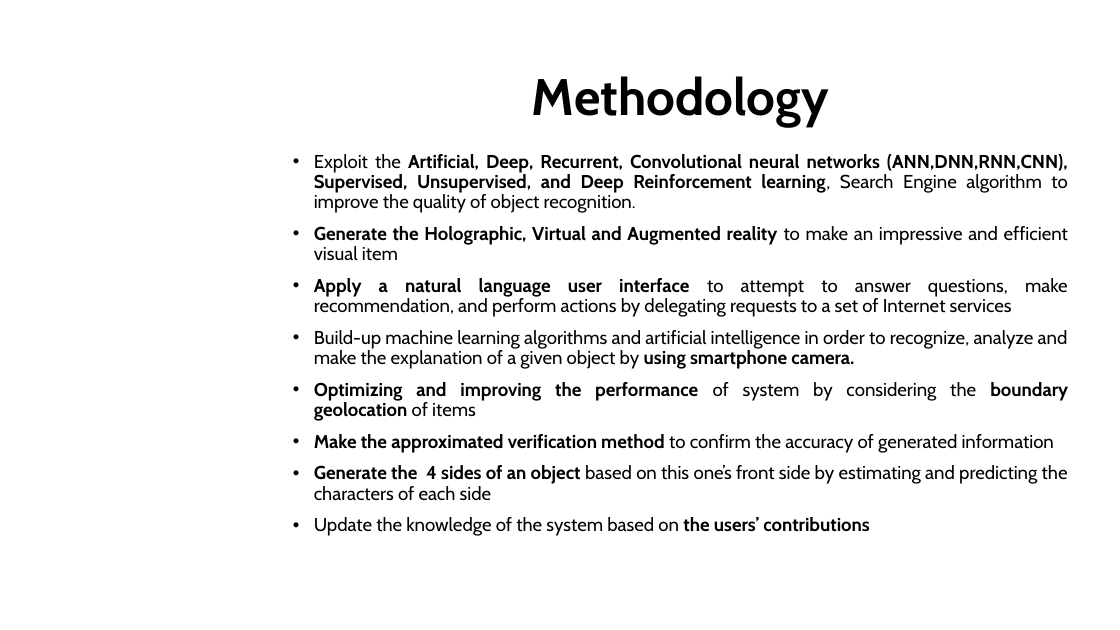
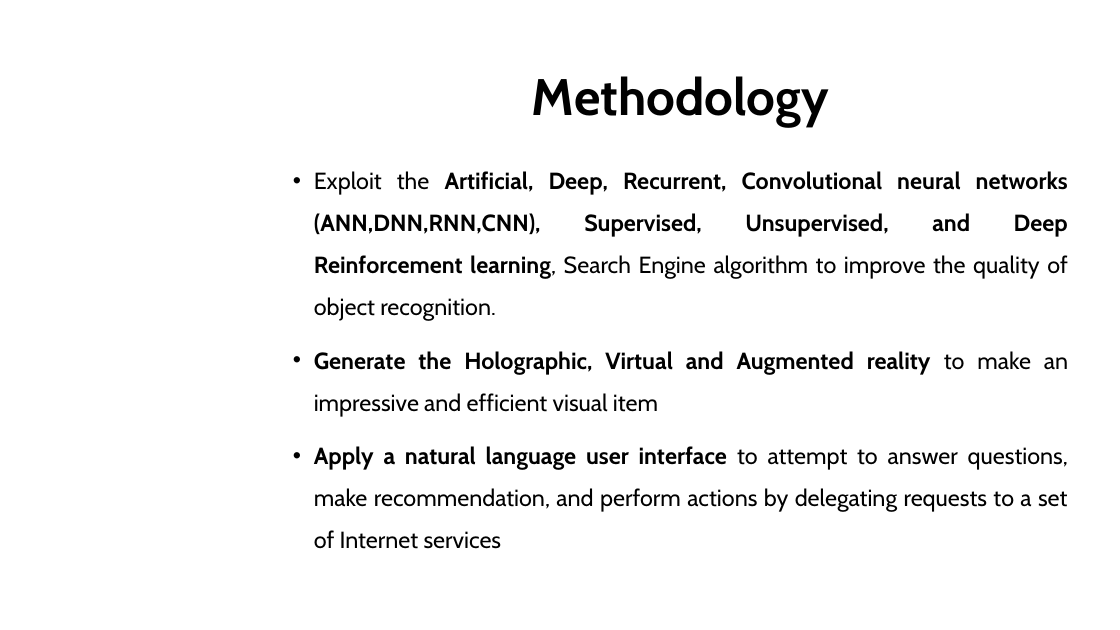
Before and after one commit to dungdovu/DGA1031, a slide deck: slide 27 of DGA1031/What is it.pptx. Drawn at 1120x630 pixels with LibreOffice and Linux fonts; fonts in the diff are those of the drawing; background and template pictures are left out. Boxes give left, top, right and bottom in pixels: in the first picture for what was removed or moved away, otherwise in the second. Text is boxed around its words. In the diff, an @@ line names an element or a change of style, - is before the commit and + after.

```diff
--- a/DGA1031/What is it.pptx
+++ b/DGA1031/What is it.pptx
@@ text "Exploit the Artificial, Deep, Recurrent, ..." at (314, 171, 1068, 549): size 16 to 20 pt; line spacing 0.9 to 1.5 @@
@@ text at (314, 330, 1068, 536): paragraphs removed @@
-• Build-up machine learning algorithms and artificial intelligence in order to recognize, analyze and make the explanation of a given object by using smartphone camera.
-• Optimizing and improving the performance of system by considering the boundary geolocation of items
-• Make the approximated verification method to confirm the accuracy of generated information
-• Generate the 4 sides of an object based on this one’s front side by estimating and predicting the characters of each side
-• Update the knowledge of the system based on the users’ contributions
```
Also in this commit, not shown: 17 other slides changed, 5 slides added, 2 slides removed, 1 other file.
